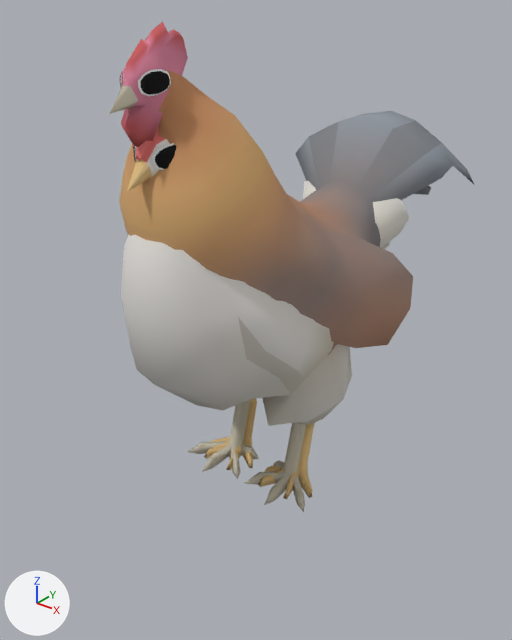
The glTF model public/models/skyflyer/animals/farm-animals.glb: old version first, new version second.
Rendered twice from a camera (50 mm lens) standing at (0.535, -0.678, 0.662) and looking at (-0.037, 0.038, 0.218). The lights are fixed; the arrows at lower left show +X, +Y and +Z. The older version comes first. Where no turn or scale is listed for an object, it has been applied to the vertices.

The first picture shows 'alt612', 'alt613'.
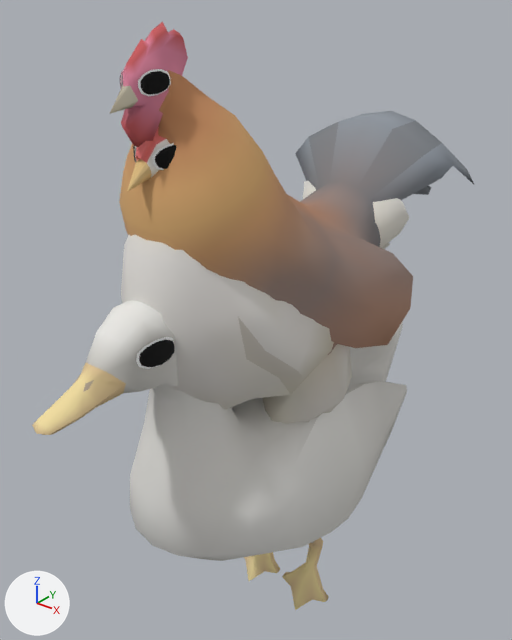
Location of each change, [x1, y1, x2, y2] in pixels of the pictures (512 x 640 px):
'base', added
    after: [32, 301, 407, 610]

Diff of the bpy script that builds the scene:
```diff
--- a/public/models/skyflyer/animals/farm-animals.glb.py
+++ b/public/models/skyflyer/animals/farm-animals.glb.py
@@ me_base @@
+me_base.from_pydata(...)  # 502 vertices, 944 faces; spans x -0.141..0.141, y -0.358..0.372, z -0.292..0.345
+me_base.materials.append(mat_vcol)
@@ ob_base @@
+ob_base = bpy.data.objects.new('base', me_base)
+ob_base.location = (0.0, 0.0, 0.0)
```
